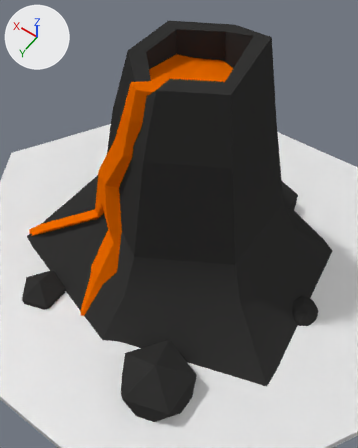
The Blender file Assets/3D Models/volcano.blend as it was, and as the next commit left it.
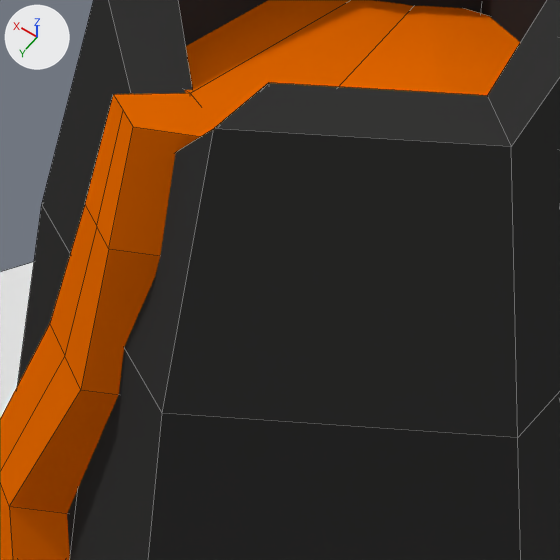
There are two pictures of each version: one whole from a camera (50 mm lens) standing at (-0.0591, 0.0871, 0.1591) and looking at (-0.0039, 0.0099, 0.0378), one close up on the part from 29% to 68% of the width and 13% to 44% of the height. Every picture has the same lights, and +X, +Y and +Z are marked at upper left. The close-ups show mesh edges as thin lines.
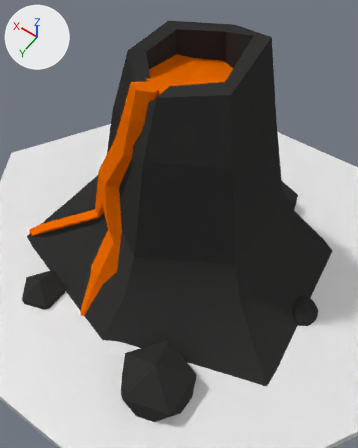
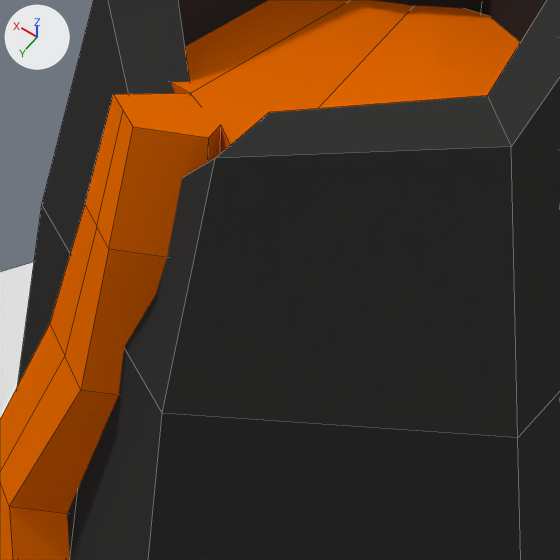
Changed parts and their boxes (x1, y1, x2, y2) in the close-ups (560 x 560 px; the box of a moved part takes in the faces that stretch with it):
part 1 of me_cylinder_059, moved or reshaped
    both: (42, 0, 518, 438)

The change, as a list of edits to the scene's bpy script:
```text
Change me_cylinder_059:
    where me_cylinder_059.from_pydata(...)  # 112 vertices, 139 faces, 6 loose edges; spans x -1.25..1.27, y -1.45..1.0, z -0.99..1.23
    used by ob_cylinder; location = (0.00187, -0.00537, 0.04919); scale = (-0.0431, -0.0431, -0.0431)
    before: 21 (0.0, -0.25, -0.85) at pixel (268, 82), 27 (0.0, -0.38, -0.85) at pixel (213, 128), 55 (-0.18, -0.32, -0.66), 56 (-0.14, -0.24, -0.66)
    me_cylinder_059 part 1
    add for i in [21, 27, 55, 56]: me_cylinder_059.vertices[i].co += Vector((0.0, 0.0, 0.05))
```
